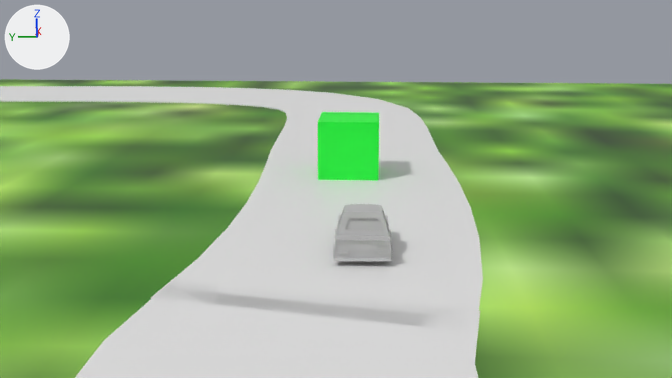
The Blender file Blender/road1.blend as it was, and as the next commit left it.
Before and after are seen from the file's camera 'Camera'. The lights are fixed; the arrows at upper left show +X, +Y and +Z.

Names of what the first picture shows: 'Cube', 'Plane', 'Road', 'body'.
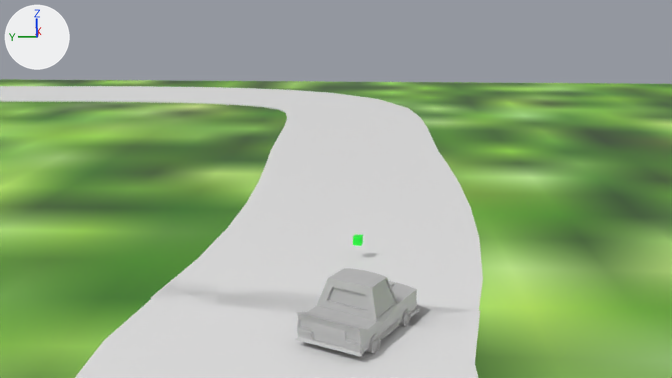
ob_car is not drawn itself; it is the parent of ob_body, ob_front_fender, ob_lattice_1, ob_lights, ob_rear_fender, ob_wheel_1, ob_wheel1_1.

What differs and where, as boxes [x1, y1, x2, y2] in the pictures (672 x 378 px):
'body', moved, turned: before [334, 204, 392, 261]; after [295, 268, 419, 357]
'Cube', moved, turned, rescaled: before [318, 112, 379, 180]; after [353, 234, 363, 246]
'backlight', moved, turned: before [336, 244, 389, 251]; after [300, 319, 359, 342]
'wheel.1', moved, turned: before [333, 248, 392, 260]; after [366, 336, 380, 354]
'wheel1.1', moved, turned (not visible before): after [399, 311, 410, 326]
'rear_fender', moved, turned: before [333, 244, 392, 251]; after [370, 333, 379, 343]
'front_fender', moved, turned (not visible before): after [403, 309, 411, 317]

What the commit changed:
Object 'Cube' (ob_cube) moves from (7.66, 0.0, 1.0) to (-0.76, -0.52, 0.51).
Object 'Cube' (ob_cube) turns from (0, 0, -90) to (0, 0, -189) degrees about x, y and z.
Object 'Cube' (ob_cube) is rescaled from (1.0, 1.0, 1.0) to (0.1, 0.1, 0.1).
Object 'Car' (ob_car) moves from (0.0, -0.659, 0.38) to (-4.437, -0.766, 0.38).
Object 'Car' (ob_car) turns from (90, 0, 91) to (90, 0, 63) degrees about x, y and z.
